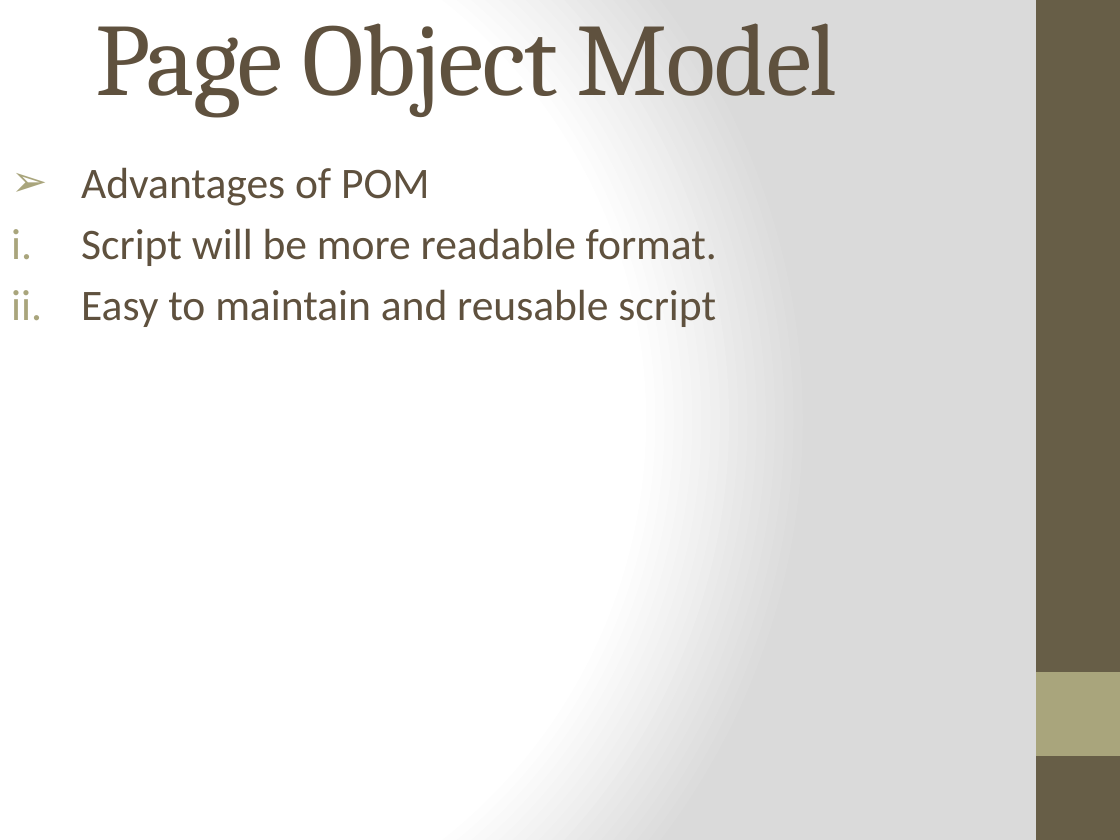
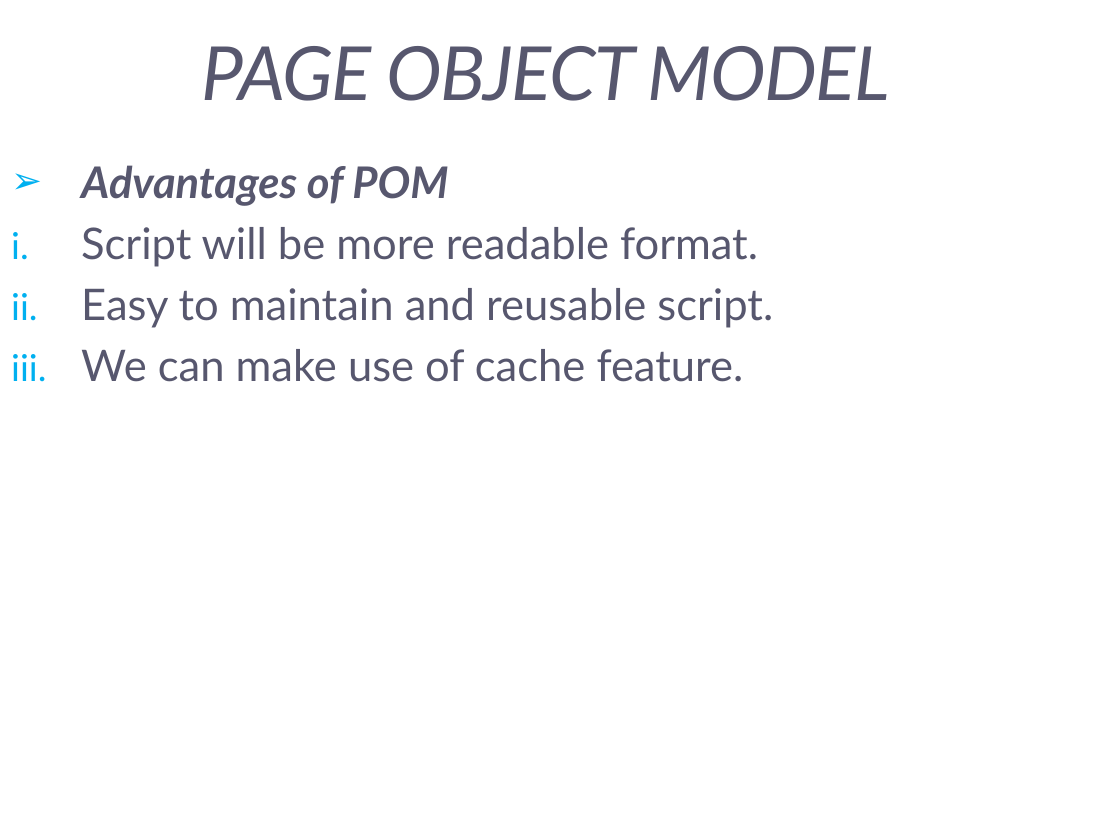
Before and after one commit to Evvans/Selenium-TestNG-Maven-Extent-Report, a slide deck: slide 3 of Page Object Model.pptx. Drawn at 1120x840 pixels with LibreOffice and Linux fonts; fonts in the diff are those of the drawing. Boxes give left, top, right and bottom in pixels: in the first picture for what was removed or moved away, otherwise in the second. Text is boxed around its words. In the diff, an @@ line names an element or a change of style, - is before the commit and + after.

```diff
--- a/Page Object Model.pptx
+++ b/Page Object Model.pptx
@@ background gradient #FFFFFF to #DADADA to #FFFFFF @@
@@ rectangle removed at [1036,0,1120,840] @@
@@ title at [202,46,890,101]: text changed; size 66 to 48 pt; font Cambria to Lato; text colour #5F513E to #57576E; italic on @@
-Page Object Model
+PAGE OBJECT MODEL
@@ subtitle at [81,165,758,267]: font Calibri to Lato, text colour #5F513E to #57576E in "Advantages of POM", "Script will be more readable format."; bold on, italic on in "Advantages of POM"; bullet colour #A9A57C to #00B0F0 @@
@@ subtitle at [81,288,773,382]: text changed; font Calibri to Lato; text colour #5F513E to #57576E @@
-ii. Easy to maintain and reusable script
+ii. Easy to maintain and reusable script.
+iii. We can make use of cache feature.
@@ rectangle removed at [1036,672,1120,756] @@
```
Also in this commit, not shown: 2 other slides changed, 4 slides added, 26 other files.
